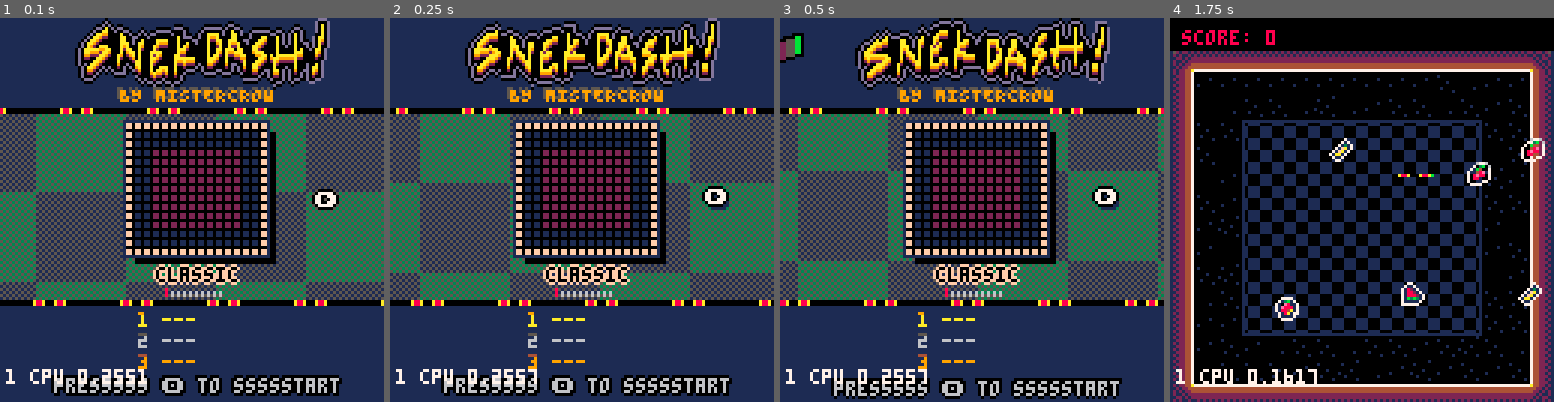
Above: before the commit, frames 1-4 (left to right).
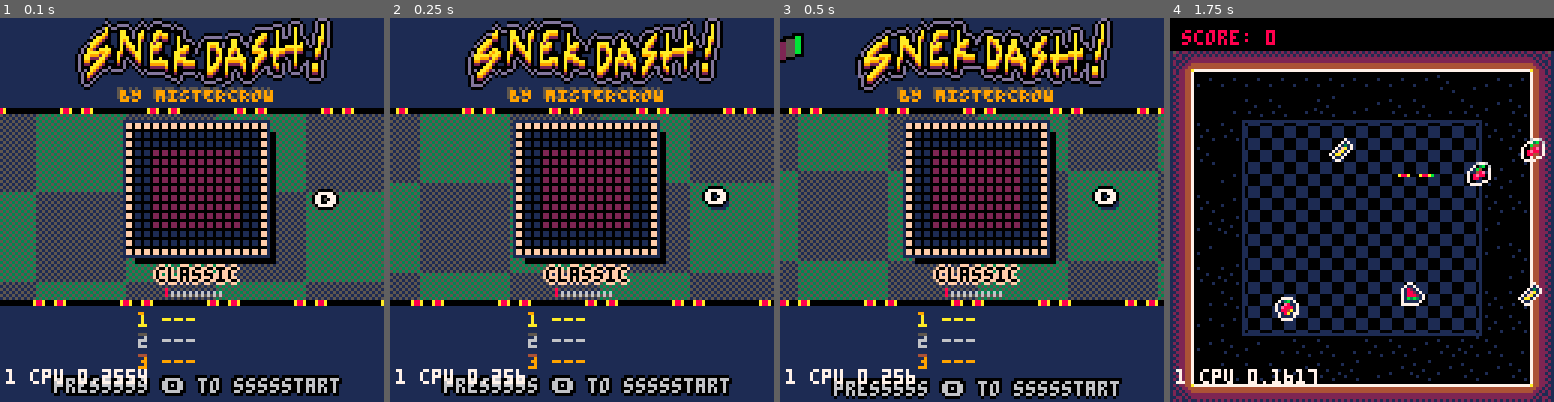
Above: after the commit, the same moments.

Repository: tmelot2/pico-8
Game: PICO-8 cartridge snekdash.p8
Same seed, same stepped clock (60 frames per second), same inputs: the game is played once before the commit and once after it.
Inputs:
- Up to frame 1 (0.1 s): no input
- Up to frame 2 (0.25 s): no input
- Up to frame 3 (0.5 s): tap X (X key) at 0.33 s
- Up to frame 4 (1.75 s): tap O (Z key) at 0.7, 1.7 s; tap X (X key) at 1.07 s; hold Right from 1.6 s (still down)

The runs differ from the first frame. In frame 1, 6.2% of the frame differs, in the area x 19-87%, y 0-96%; in frame 2, 5.4%; in frame 3, 4.3%; in frame 4, nothing differs.

Commit message:
Title gfx update

Diff:
--- a/snekdash.p8
+++ b/snekdash.p8
@@ -340,7 +340,7 @@
   sw=85
   sh=22
   for i=0,sw do
-    sspr(i,33, 1,sh, 25+i,2+2.0*sin((timer+i)/(40)))
+    sspr(i,33, 1,sh, 25+i,2+2.0*sin((-timer+i)/(60)))
   end
   palt(0,true)
   palt(1,false)
Not shown, changed: 22 lines of the sprite sheet (__gfx__) section of snekdash.p8
